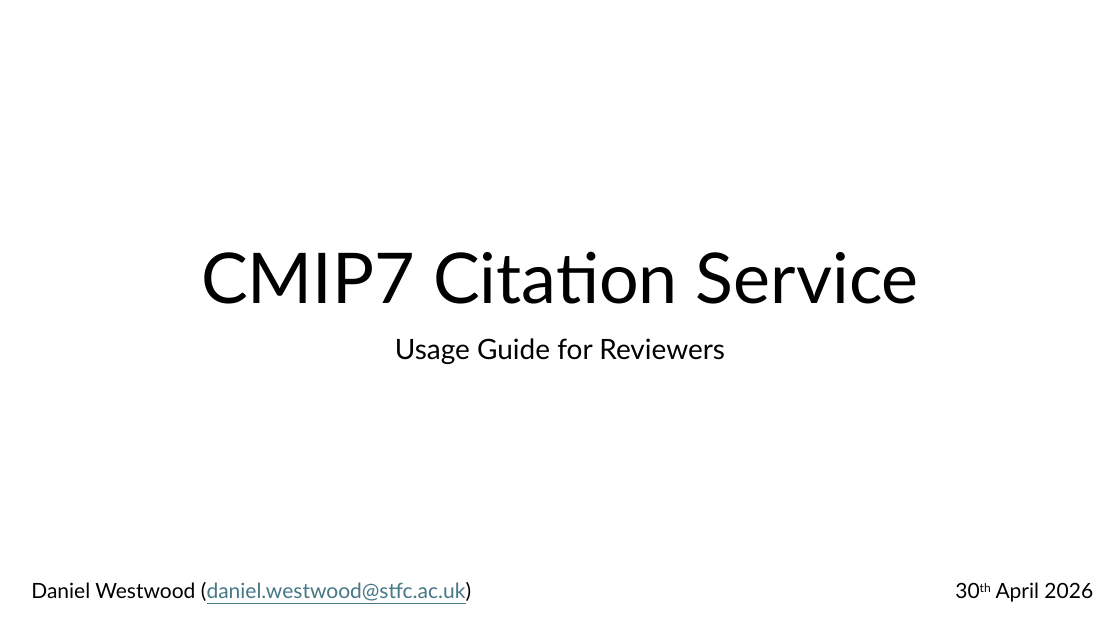
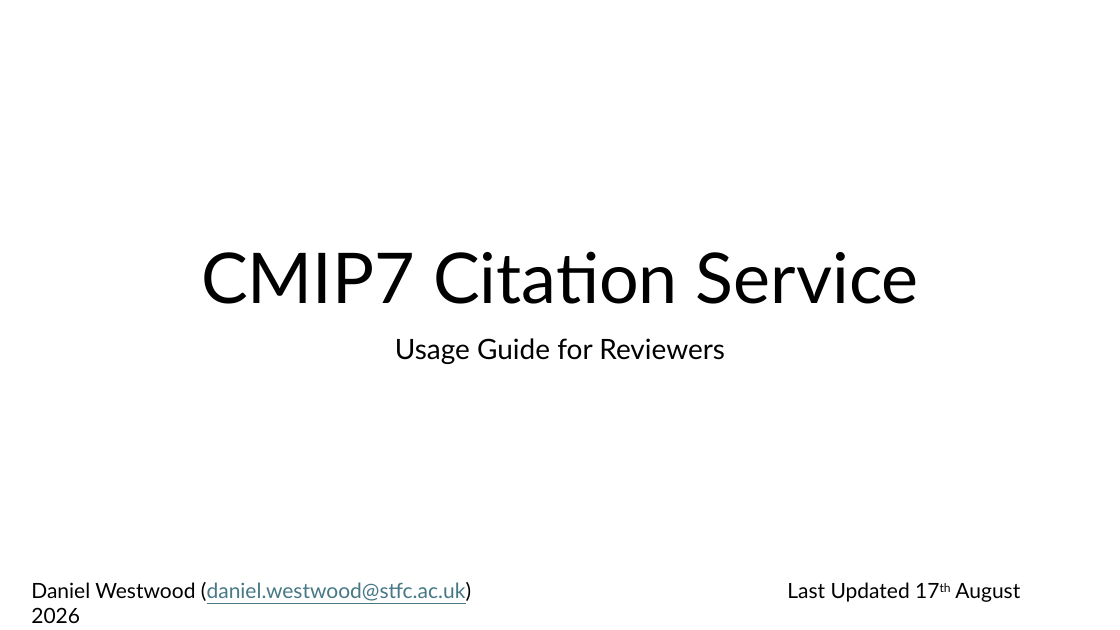
Before and after one commit to cedadev/cmip7-citation-service, a slide deck: slide 1 of docs/CitationReviewerGuide.pptx. Drawn at 1120x630 pixels with LibreOffice and Linux fonts; fonts in the diff are those of the drawing. Boxes give left, top, right and bottom in pixels: in the first picture for what was removed or moved away, otherwise in the second. Text is boxed around its words. In the diff, an @@ line names an element or a change of style, - is before the commit and + after.

```diff
--- a/docs/CitationReviewerGuide.pptx
+++ b/docs/CitationReviewerGuide.pptx
@@ text at (31,582,1020,602): text changed @@
-Daniel Westwood (daniel.westwood@stfc.ac.uk) 30th April 2026
+Daniel Westwood (daniel.westwood@stfc.ac.uk) Last Updated 17th August 2026
```
Also in this commit, not shown: 1 slide added, 3 other files.
